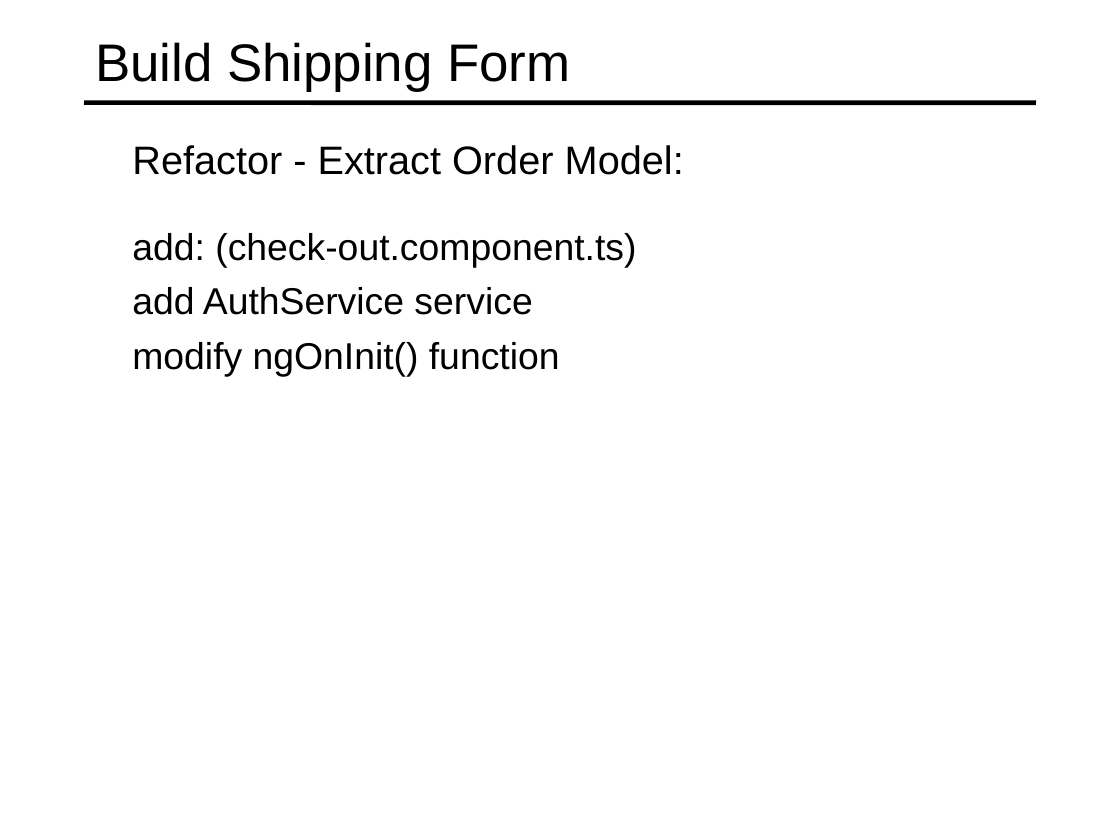
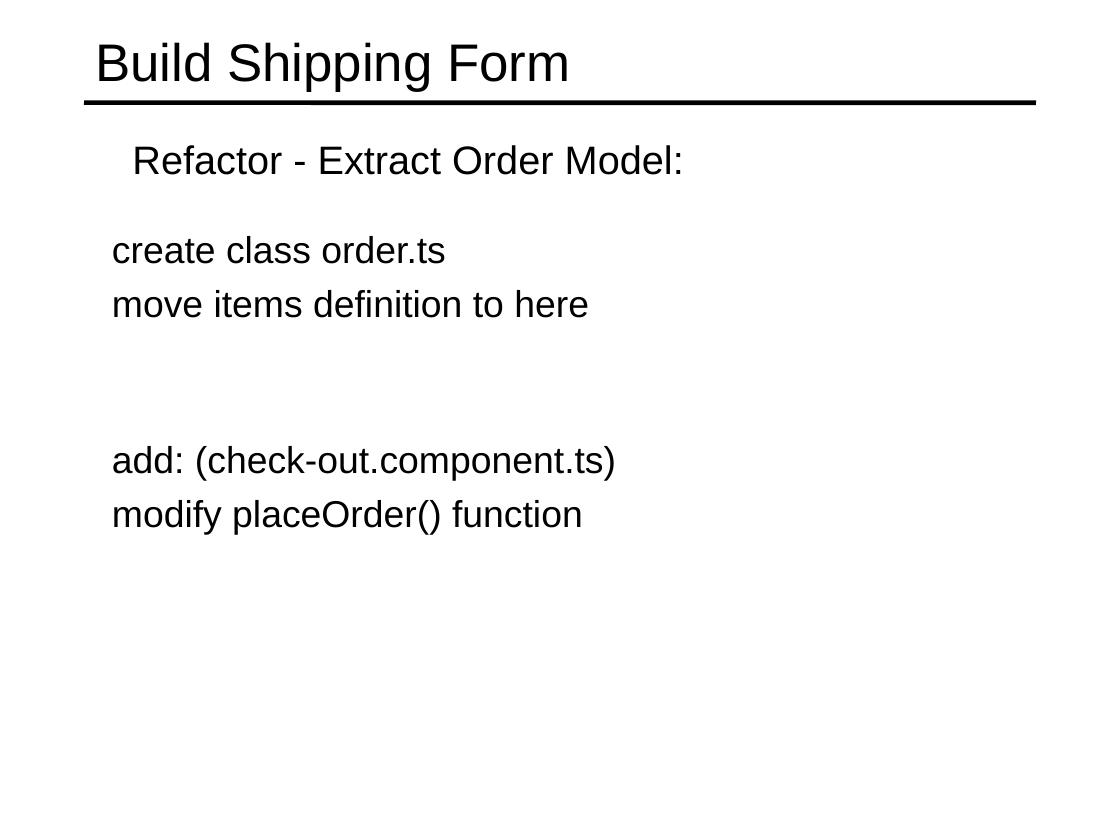
Before and after one commit to specter01wj/Jago_Link_Training, a slide deck: slide 7 of Angular/Angular7/Angular Advanced Course/Project/22.Project_Check Out Module/L6_Project_Check Out Module.ppt. Drawn at 1120x840 pixels with LibreOffice and Linux fonts; fonts in the diff are those of the drawing. Boxes give left, top, right and bottom in pixels: in the first picture for what was removed or moved away, otherwise in the second. Text is boxed around its words. In the diff, an @@ line names an element or a change of style, - is before the commit and + after.

Commit message:
11/04/2019 v1

```diff
--- a/Angular/Angular7/Angular Advanced Course/Project/22.Project_Check Out Module/L6_Project_Check Out Module.ppt
+++ b/Angular/Angular7/Angular Advanced Course/Project/22.Project_Check Out Module/L6_Project_Check Out Module.ppt
@@ text added at <box>112,236,589,318</box>, 24 pt, text #000000 @@
+  create class order.ts
+  move items definition to here
@@ text "add: (check-out.component.ts)": place and size @@
-text "add: (check-out.component.ts)" at <box>132,233,636,376</box>
+text "add: (check-out.component.ts)" at <box>112,446,616,535</box>
@@ text at <box>112,500,583,535</box>: text changed @@
-  add AuthService service
-  modify ngOnInit() function
+  modify placeOrder() function
```
